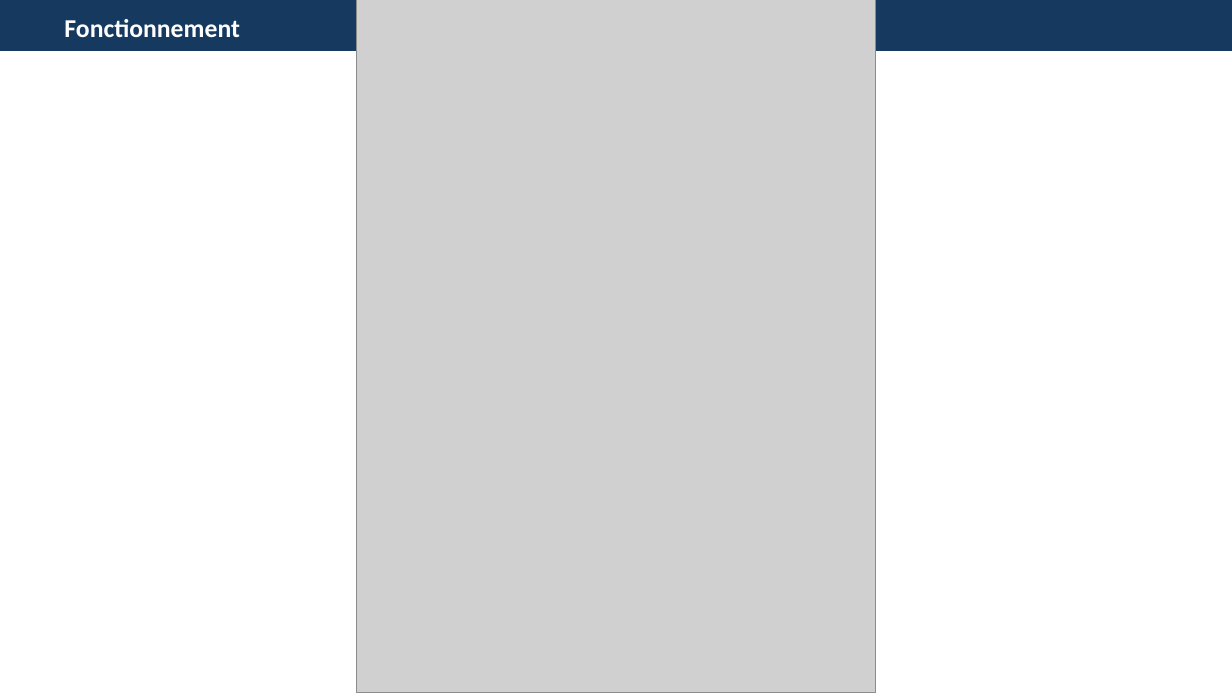
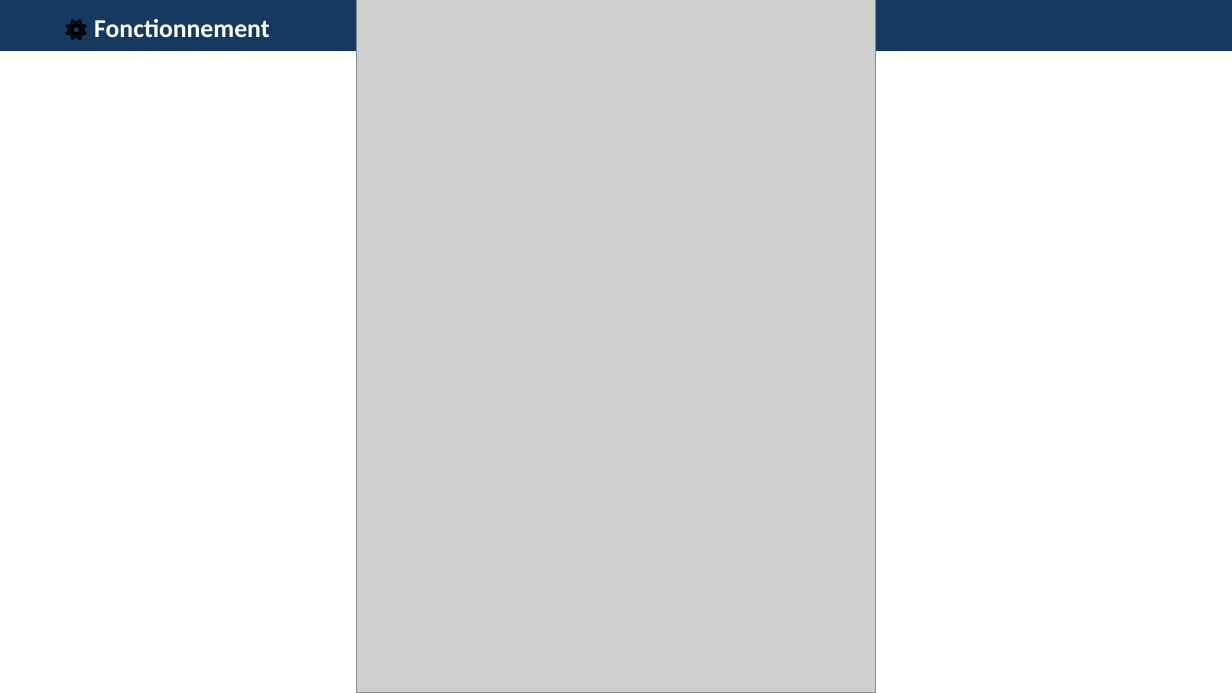
Before and after one commit to acoudene/TDMCP, a slide deck: slide 7 of TDHC/Resources/TDHC_IA_MCP_TDHC.pptx (slide 8 before the commit). Drawn at 1232x693 pixels with LibreOffice and Linux fonts; fonts in the diff are those of the drawing; grey boxes stand for pictures. Boxes give left, top, right and bottom in pixels: in the first picture for what was removed or moved away, otherwise in the second. Text is boxed around its words. In the diff, an @@ line names an element or a change of style, - is before the commit and + after.

```diff
--- a/TDHC/Resources/TDHC_IA_MCP_TDHC.pptx
+++ b/TDHC/Resources/TDHC_IA_MCP_TDHC.pptx
@@ text at (64, 19, 269, 40): text changed @@
-Fonctionnement
+⚙️ Fonctionnement
```
Also in this commit, not shown: 15 other slides changed, 1 slide removed.
